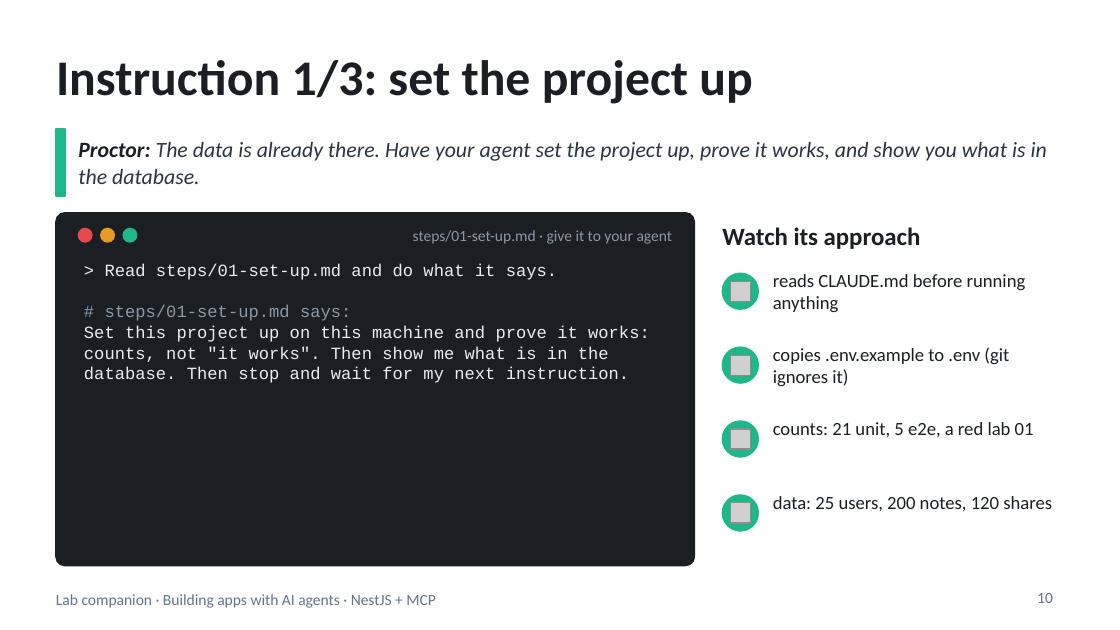
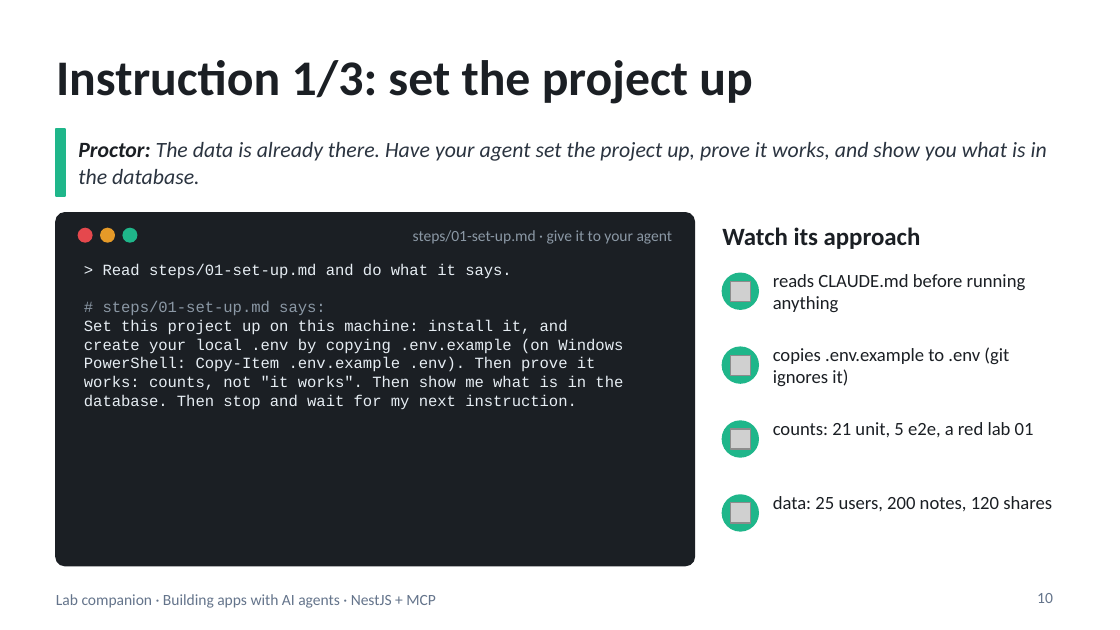
Before and after one commit to blazaga/ai-training-modules, a slide deck: slide 10 of docs/ai-agent-training/slides/lab-companion.pptx. Drawn at 1120x630 pixels with LibreOffice and Linux fonts; fonts in the diff are those of the drawing; grey boxes stand for pictures. Boxes give left, top, right and bottom in pixels: in the first picture for what was removed or moved away, otherwise in the second. Text is boxed around its words. In the diff, an @@ line names an element or a change of style, - is before the commit and + after.

```diff
--- a/docs/ai-agent-training/slides/lab-companion.pptx
+++ b/docs/ai-agent-training/slides/lab-companion.pptx
@@ text at [84, 263, 577, 410]: size 11 to 10 pt in "> Read steps/01-set-up.md and do what it ...", "# steps/01-set-up.md says:", "database. Then stop and wait for my ..." @@
@@ text at [84, 319, 623, 390]: text changed; size 11 to 10 pt @@
-Set this project up on this machine and prove it works:
-counts, not "it works". Then show me what is in the
+Set this project up on this machine: install it, and
+create your local .env by copying .env.example (on Windows
+PowerShell: Copy-Item .env.example .env). Then prove it
+works: counts, not "it works". Then show me what is in the
```
Also in this commit, not shown: 5 other files.
